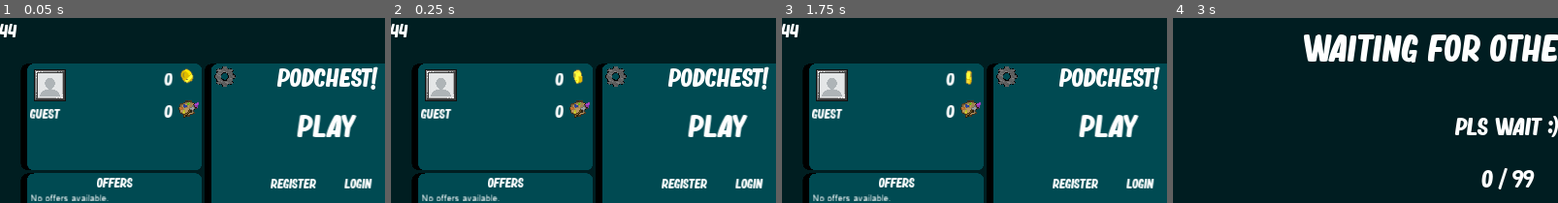
Above: before the commit, frames 1-4 (left to right).
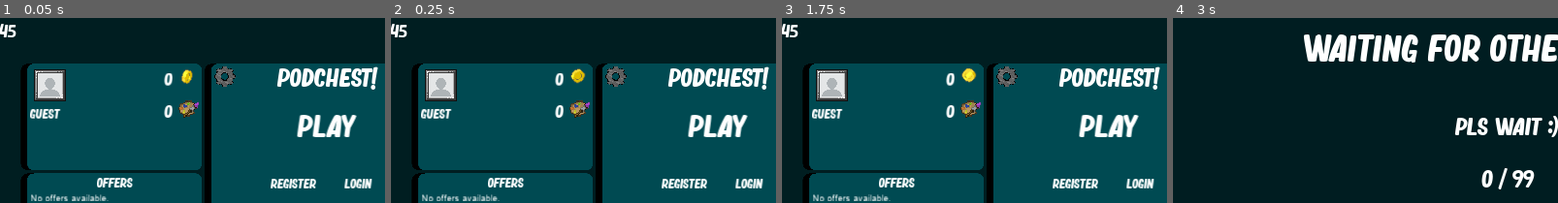
Above: after the commit, the same moments.

Repository: Ludermis/Podchest
Game: Godot game, scene res://Prefabs/Scenes/MainScene.tscn
Two runs of this game, one before a commit and one after it. Both use one fixed random seed, a clock stepped at 60 frames per second and the inputs below.
Inputs (mouse positions are % of the whole screen's width and height, from its top left):
- Up to frame 1 (0.05 s): no input
- Up to frame 2 (0.25 s): no input
- Up to frame 3 (1.75 s): click "Play" at 0.5 s; click "Main Menu" at 1.25 s
- Up to frame 4 (3 s): click "Play" at 2 s; tap Enter at 2.75 s; move the mouse to (72, 44) at 2.77 s; hold D (right) from 2.78 s (still down); click (72, 44) at 2.85 s
The pictures show only the part of the screen within x 7-57%, y 0-50%; the shares and areas given below are measured in that part.

The runs differ from the first frame. In frame 1, 0.3% of the frame differs, in the area x 2-51%, y 3-36%; in frame 2, 0.3%; in frame 3, 0.3%; in frame 4, nothing differs.

Commit message:
Lynext
Build 45

Diff:
--- a/Prefabs/Scenes/GameScene.tscn
+++ b/Prefabs/Scenes/GameScene.tscn
@@ -33,12 +33,19 @@
 use_filter = true
 font_data = ExtResource( 5 )
 
-[sub_resource type="StyleBoxFlat" id=5]
+[sub_resource type="DynamicFont" id=5]
+size = 24
+outline_size = 2
+outline_color = Color( 0, 0, 0, 1 )
+use_filter = true
+font_data = ExtResource( 1 )
+
+[sub_resource type="StyleBoxFlat" id=6]
 bg_color = Color( 0.498039, 0.647059, 1, 1 )
 corner_radius_top_right = 16
 corner_radius_bottom_right = 16
 
-[sub_resource type="StyleBoxFlat" id=6]
+[sub_resource type="StyleBoxFlat" id=7]
 bg_color = Color( 0.435294, 0.423529, 0.592157, 1 )
 corner_radius_top_right = 16
 corner_radius_bottom_right = 16
@@ -96,13 +103,12 @@
 "_edit_use_anchors_": false
 }
 
-[node name="RoomMaster" type="Label" parent="CanvasLayer"]
-visible = false
+[node name="ServerFPS" type="Label" parent="CanvasLayer"]
 margin_top = 64.0
 margin_right = 128.0
 margin_bottom = 128.0
-custom_fonts/font = SubResource( 3 )
-text = "[M]"
+custom_fonts/font = SubResource( 5 )
+text = "-100"
 align = 1
 valign = 1
 __meta__ = {
--- a/Prefabs/Scenes/MainScene.tscn
+++ b/Prefabs/Scenes/MainScene.tscn
@@ -481,7 +481,7 @@
 position = Vector2( 411.432, 42.1931 )
 scale = Vector2( 2, 2 )
 frames = SubResource( 13 )
-frame = 5
+frame = 1
 playing = true
 
 [node name="APSprite" type="AnimatedSprite" parent="AccountPanel"]
--- a/Scripts/Global/Vars.gd
+++ b/Scripts/Global/Vars.gd
@@ -15,7 +15,7 @@
 var time : float = 0 setget ,getTime
 var objects = {}
 var ping = 9999
-var build = "44"
+var build = "45"
 var buildConfirmed = false
 var newBuildIfMineWrong
 
--- a/Scripts/Scenes/CharacterSelectionScene.gd
+++ b/Scripts/Scenes/CharacterSelectionScene.gd
@@ -26,7 +26,7 @@
 				node.group = buttonGroup
 				$"Panel/HBoxContainer".add_child(node)
 
-remote func gotGameTime (time, ping):
+remote func gotGameTime (time, ping, serverFPS):
 	$"Time".text = Vars.timeToString(time)
 
 remote func gameStarted ():
--- a/Scripts/Scenes/GameScene.gd
+++ b/Scripts/Scenes/GameScene.gd
@@ -111,8 +111,9 @@
 	$EndTimer.start()
 	get_tree().paused = true
 
-remote func gotGameTime (time, ping):
+remote func gotGameTime (time, ping, serverFPS):
 	Vars.ping = (OS.get_ticks_msec() - ping) / 2
+	$"CanvasLayer/ServerFPS".text = str(serverFPS)
 	$"CanvasLayer/Ping".text = str(Vars.ping) + " ms"
 	$"CanvasLayer/Time".text = Vars.timeToString(time)
 
Not shown: 2 places in Prefabs/Scenes/GameScene.tscn that only renumber resources
